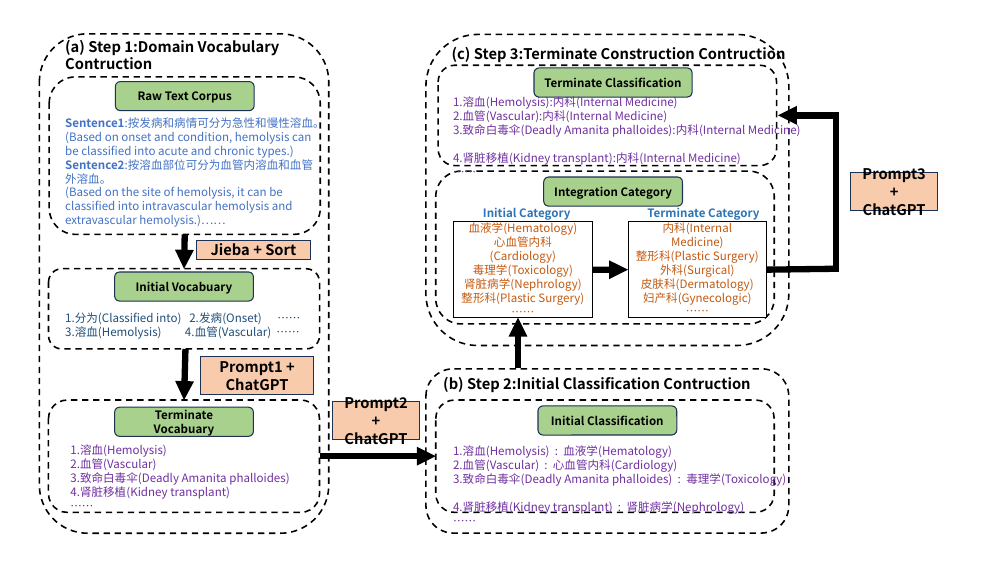
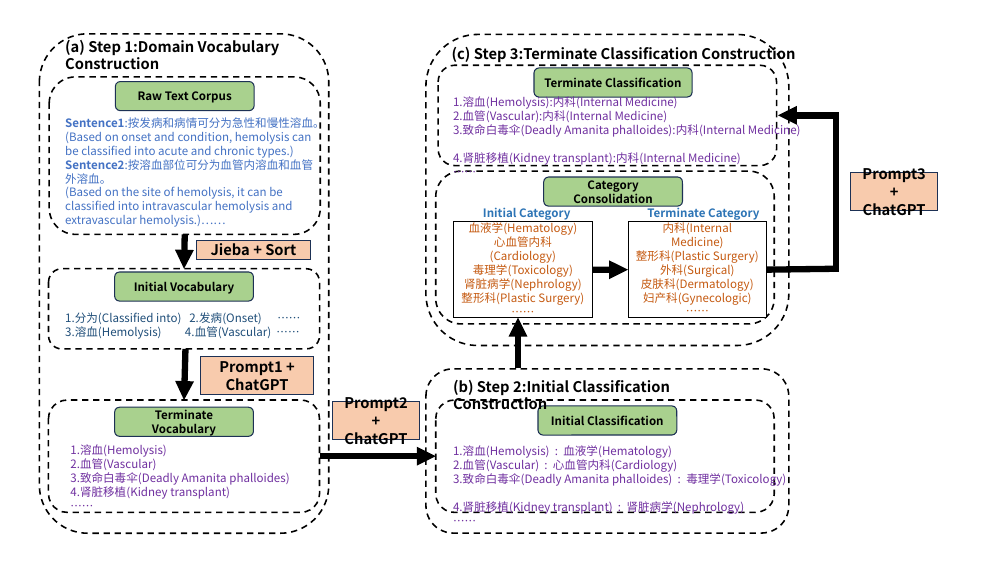
Before and after one commit to Yansirui/NLPCC, a slide deck: slide 1 of word/ChatGPT.pptx. Drawn at 1008x567 pixels with LibreOffice and Linux fonts; fonts in the diff are those of the drawing. Boxes give left, top, right and bottom in pixels: in the first picture for what was removed or moved away, otherwise in the second. Text is boxed around its words. In the diff, an @@ line names an element or a change of style, - is before the commit and + after.

Commit message:
Terminate Version

```diff
--- a/word/ChatGPT.pptx
+++ b/word/ChatGPT.pptx
@@ text at [65, 37, 280, 69]: text changed @@
-(a) Step 1:Domain Vocabulary Contruction
+(a) Step 1:Domain Vocabulary Construction
@@ text at [452, 45, 795, 63]: text changed @@
-(c) Step 3:Terminate Construction Contruction
+(c) Step 3:Terminate Classification Construction
@@ text in rounded rectangle at [573, 177, 653, 207]: text changed @@
-Integration Category
+Category Consolidation
@@ text in rounded rectangle at [134, 281, 234, 294]: text changed @@
-Initial Vocabuary
+Initial Vocabulary
@@ text at [453, 380, 670, 414]: text changed @@
-(b) Step 2:Initial Classification Contruction
+(b) Step 2:Initial Classification Construction
@@ text in rounded rectangle at [152, 407, 216, 437]: text changed @@
-Terminate Vocabuary
+Terminate Vocabulary
```
Also in this commit, not shown: 15 other files.
